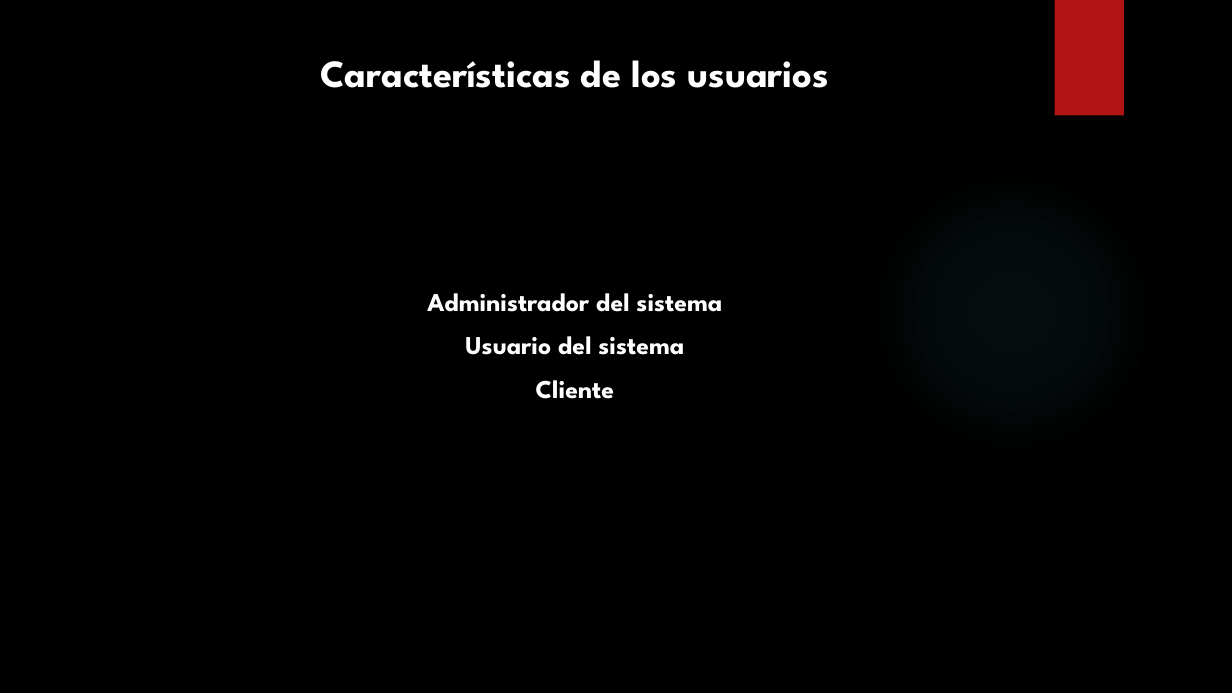
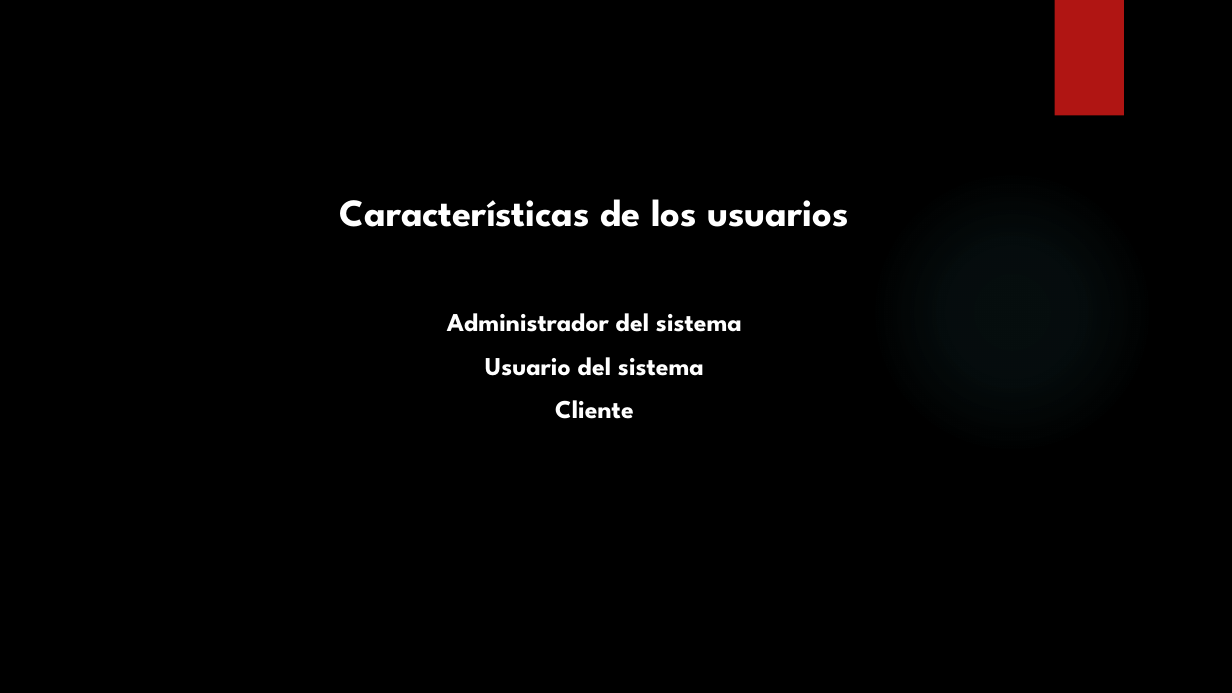
Before and after one commit to francben/proyectoDeliberyApp, a slide deck: slide 8 of Presentacion de Clase.pptx. Drawn at 1232x693 pixels with LibreOffice and Linux fonts; fonts in the diff are those of the drawing; background and template pictures are left out. Boxes give left, top, right and bottom in pixels: in the first picture for what was removed or moved away, otherwise in the second. Text is boxed around its words. In the diff, an @@ line names an element or a change of style, - is before the commit and + after.

```diff
--- a/Presentacion de Clase.pptx
+++ b/Presentacion de Clase.pptx
@@ text "Características de los usuarios" rewrapped from (320, 60, 830, 399) to (340, 199, 849, 419) @@
```
Also in this commit, not shown: 11 other slides changed.
